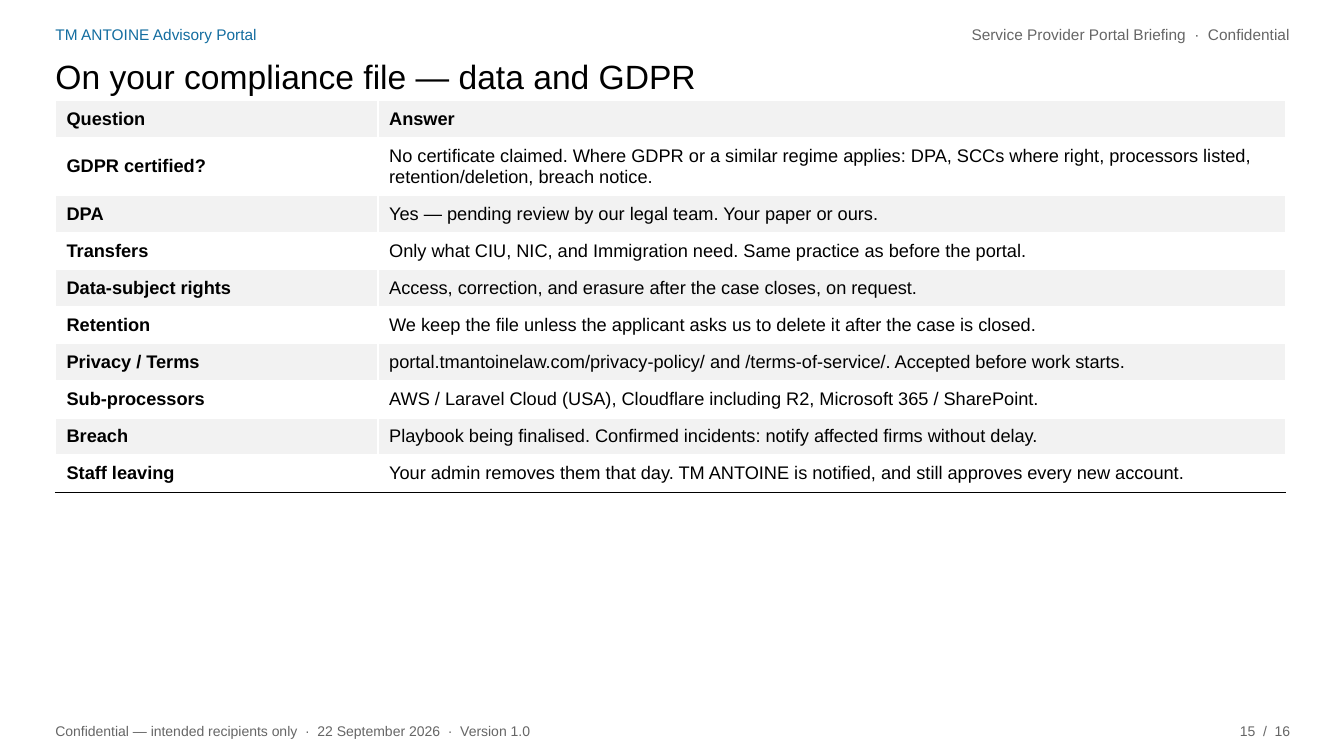
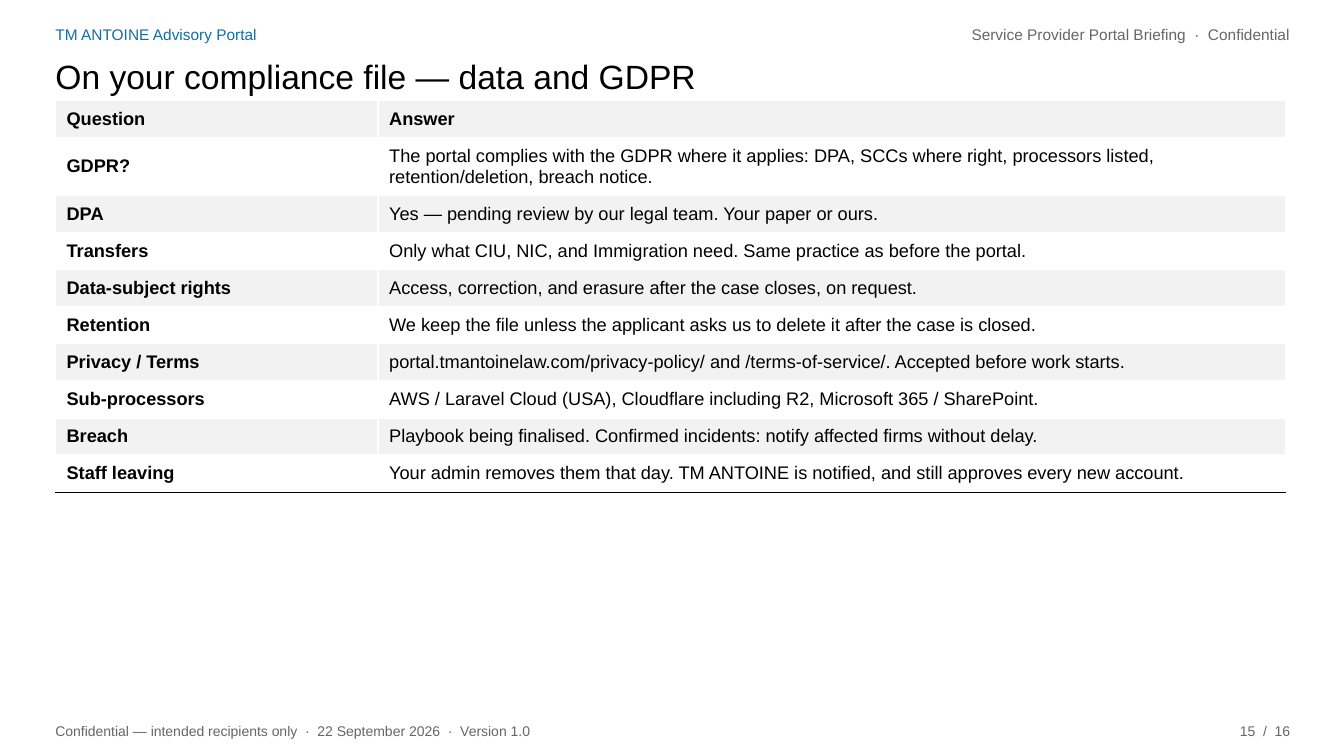
Before and after one commit to 4circlesinc/TMA-PORTAL, a slide deck: slide 15 of docs/TM-ANTOINE-Service-Provider-Webinar.pptx. Drawn at 1344x756 pixels with LibreOffice and Linux fonts; fonts in the diff are those of the drawing. Boxes give left, top, right and bottom in pixels: in the first picture for what was removed or moved away, otherwise in the second. Text is boxed around its words. In the diff, an @@ line names an element or a change of style, - is before the commit and + after.

```diff
--- a/docs/TM-ANTOINE-Service-Provider-Webinar.pptx
+++ b/docs/TM-ANTOINE-Service-Provider-Webinar.pptx
@@ table at box(55, 101, 1286, 487) @@
-row 2, column 1: GDPR certified?
+row 2, column 1: GDPR?
-row 2, column 2: No certificate claimed. Where GDPR or a similar regime applies: DPA, SCCs where right, processors listed, retention/deletion, breach notice.
+row 2, column 2: The portal complies with the GDPR where it applies: DPA, SCCs where right, processors listed, retention/deletion, breach notice.
```
Also in this commit, not shown: 5 other files.
